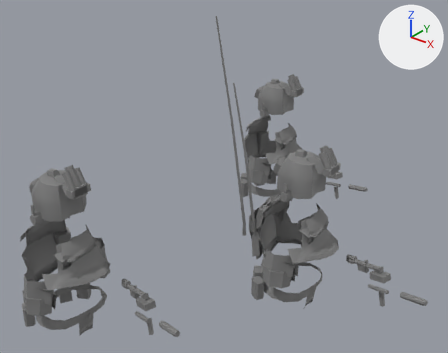
Before and after pictures for a commit that changed the glTF model art/parts/inf_kit/inf_squad.glb.
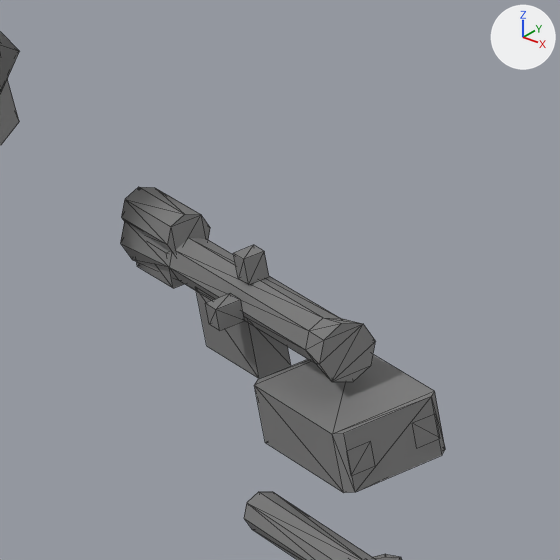
The first picture shows the older version from a camera (50 mm lens) standing at (2.17, -2.83, 3.23) and looking at (0.07, -0.21, 1.6). The close-ups show the older and then the newer version on the part from 24% to 38% of the width and 73% to 90% of the height of that picture. Only the edits that show in the close-ups are written down. Lighting does not change. The marker at upper right points along +X, +Y and +Z. The close-ups show mesh edges as thin lines. Vertices at exactly the same position are counted once.

Names of what the first close-up shows: 'kit_armour_3_sleeve_R_f0', 'kit_firepower_1_red_dot_f0', 'kit_firepower_2_laser_box_f0', 'kit_firepower_2_lpvo_f0', 'kit_firepower_2_weapon_light_f0' and 2 more.
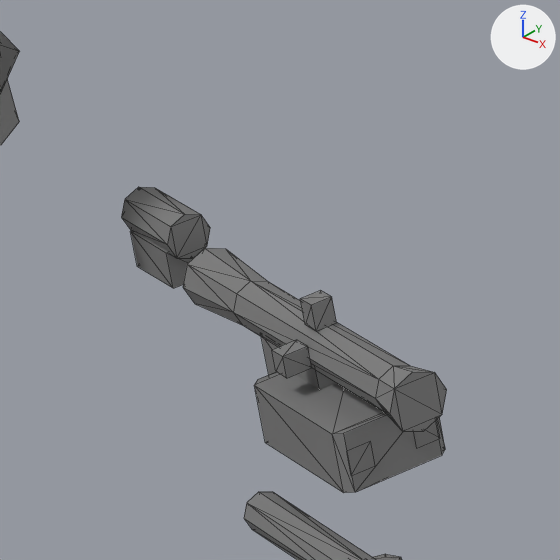
Pixel boxes [x1, y1, x2, y2] of what changed, in the close-ups (560 x 560 px; the box of a moved part takes in the faces that stretch with it):
'kit_firepower_2_lpvo_f0', reshaped
    before: [121, 221, 375, 382]
    after: [183, 248, 447, 431]
part 1 of me_kit_firepower_2_lpvo_f0, moved or reshaped
    before: [121, 221, 375, 382]
    after: [183, 248, 447, 431]
part 2 of me_kit_firepower_2_lpvo_f0, deleted
    before: [205, 293, 245, 331]
part 3 of me_kit_firepower_2_lpvo_f0, deleted
    before: [196, 290, 291, 379]
part 4 of me_kit_firepower_2_lpvo_f0, deleted
    before: [233, 245, 269, 285]
part 5 of me_kit_firepower_2_lpvo_f0, added
    after: [261, 290, 337, 390]

The edits, one by one:
me_kit_firepower_2_lpvo_f0 is used by ob_kit_firepower_2_lpvo_f0; location (0.0, 0.0, 0.0).
me_kit_firepower_2_lpvo_f0 had 56 vertices, 92 faces and spanned x -0.176..0.086, y -0.934..-0.83, z 1.049..1.156.
me_kit_firepower_2_lpvo_f0 now has 56 vertices, 92 faces and spans x -0.095..0.166, y -0.956..-0.852, z 1.064..1.171.
me_kit_firepower_2_lpvo_f0 part 1: the loose piece of 32 vertices spanning x -0.176..0.086, y -0.934..-0.83, z 1.056..1.156 is moved by (0.081, -0.022, 0.016).
me_kit_firepower_2_lpvo_f0 part 2: the loose piece of 8 vertices spanning x -0.045..-0.024, y -0.919..-0.898, z 1.102..1.119 is deleted.
me_kit_firepower_2_lpvo_f0 part 3: the loose piece of 8 vertices spanning x -0.091..-0.011, y -0.901..-0.86, z 1.049..1.104 is deleted.
me_kit_firepower_2_lpvo_f0 part 4: the loose piece of 8 vertices spanning x -0.044..-0.024, y -0.894..-0.876, z 1.122..1.142 is deleted.
me_kit_firepower_2_lpvo_f0 part 5: 24 vertices added at x -0.01..0.07, y -0.94..-0.882, z 1.064..1.158.
